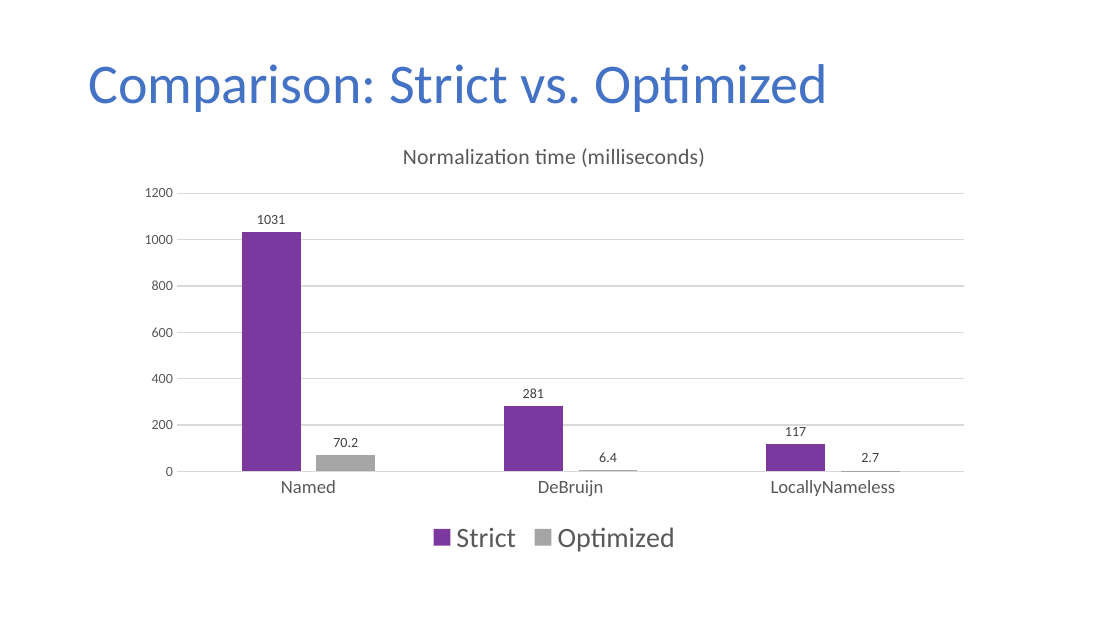
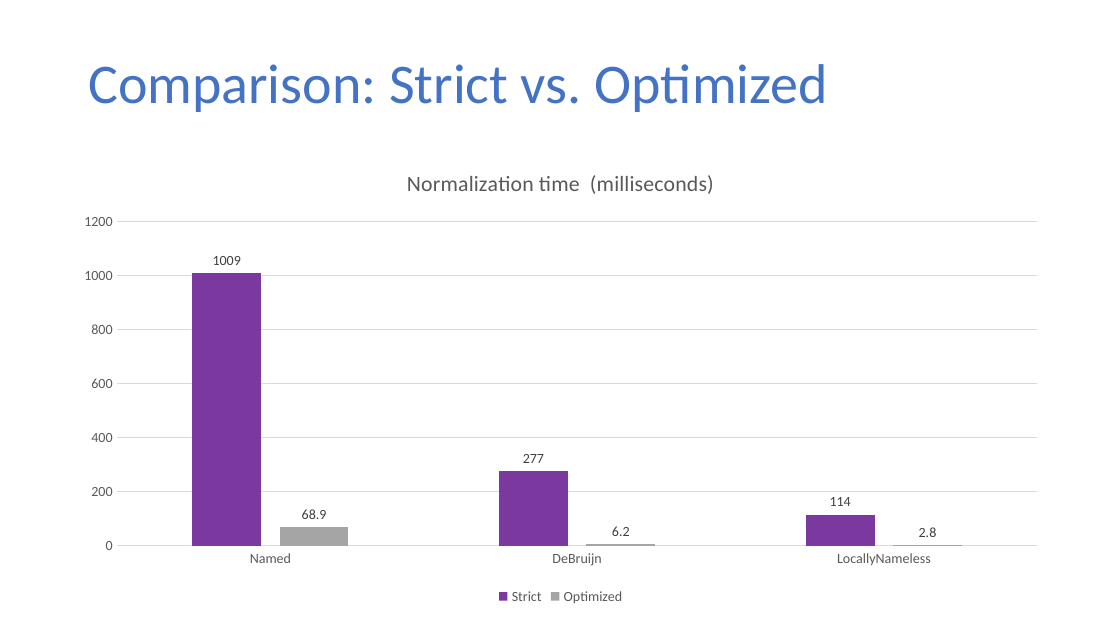
Before and after one commit to sweirich/lambda-n-ways, a slide deck: slide 24 of ifl-2021.pptx. Drawn at 1120x630 pixels with LibreOffice and Linux fonts; fonts in the diff are those of the drawing. Boxes give left, top, right and bottom in pixels: in the first picture for what was removed or moved away, otherwise in the second. Text is boxed around its words. In the diff, an @@ line names an element or a change of style, - is before the commit and + after.

```diff
--- a/ifl-2021.pptx
+++ b/ifl-2021.pptx
@@ column chart at bbox=[65, 149, 1057, 609] @@
@@ title "Normalization time (milliseconds) " to "Normalization time  (milliseconds) " @@
@@ Strict, Named: 1031 to 1009 @@
@@ Strict, DeBruijn: 281 to 277 @@
@@ Strict, LocallyNameless: 117 to 114 @@
@@ Optimized, Named: 70.2 to 68.9 @@
@@ Optimized, DeBruijn: 6.4 to 6.2 @@
@@ Optimized, LocallyNameless: 2.7 to 2.8 @@
@@ legend changed @@
@@ category axis changed @@
@@ column chart: place and size @@
-column chart at bbox=[128, 123, 981, 560]
+column chart at bbox=[65, 149, 1057, 609]
```
Also in this commit, not shown: 4 other slides changed, 47 slides removed, 9 other files.
